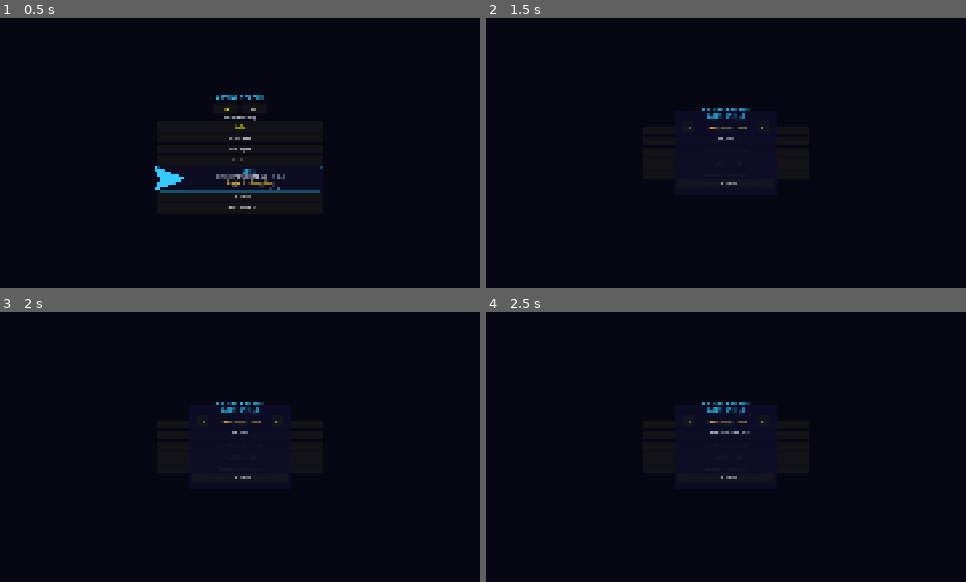
Above: before the commit, frames 1-4 (two rows, left to right).
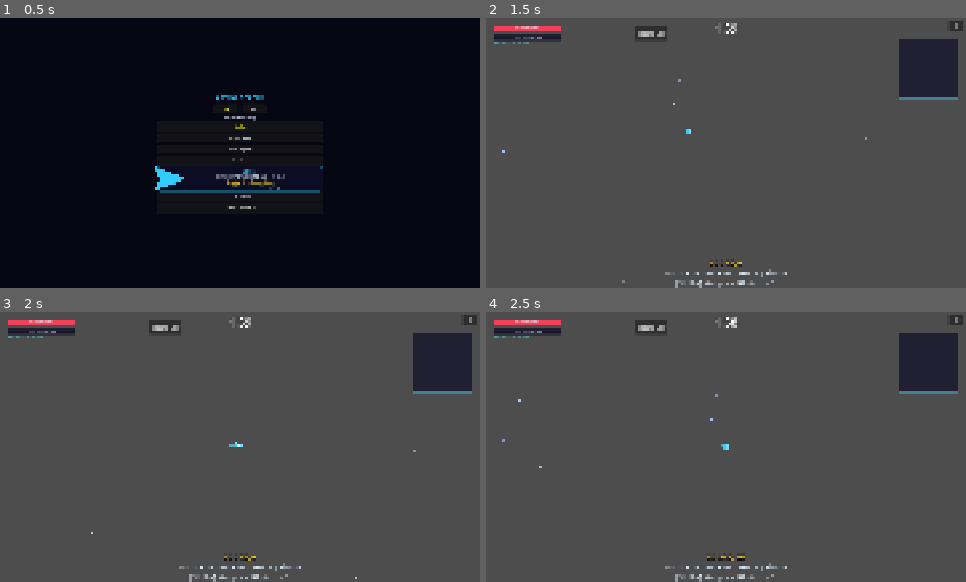
Above: after the commit, the same moments.

Repository: jlromgaz/Astro-Reaper
Game: Godot game, scene res://scenes/ui/main_menu.tscn
Same seed, same stepped clock (60 frames per second), same inputs: the game is played once before the commit and once after it.
Inputs (mouse positions are in pixels of both pictures, inside the frame that each line leads up to):
- Up to frame 1 (0.5 s): no input
- Up to frame 2 (1.5 s): click "GLOBAL RANKING" at 0.5 s; click "CONTINUE" at 1.25 s
- Up to frame 3 (2 s): no input
- Up to frame 4 (2.5 s): click (726, 436) at 2 s, where only the run before the commit has a clickable "CLASSIC — EASY"

Frame 1 is identical in both runs. In frame 2, 100% of the frame differs, in the area x 0-100%, y 0-100%; in frame 3, 100%; in frame 4, 100%.

Commit message:
feat(menu,input): Arcade-only menu flow, add WASD to all UI navigation
Simplify the main menu to a single ship-select page — Classic's three
difficulties added little value as a separate menu step, so selecting
a ship now launches straight into Arcade Endless. Ranking button
always opens the arcade bucket; classic history stays browsable via
the panel's own < > cycling. Underlying Classic mode code is untouched
(disabled from the UI, not removed), so historic scores keep working.

Also add W/A/S/D as additional bindings for ui_up/down/left/right
alongside the existing arrow-key defaults, so both menu navigation and
the level-up upgrade panel's focus-based selection work with either
control scheme.

Diff:
--- a/project.godot
+++ b/project.godot
@@ -47,6 +47,38 @@
 
 [input]
 
+ui_up={
+"deadzone": 0.5,
+"events": [Object(InputEventKey,"resource_local_to_scene":false,"resource_name":"","device":-1,"window_id":0,"alt_pressed":false,"shift_pressed":false,"ctrl_pressed":false,"meta_pressed":false,"pressed":false,"keycode":0,"physical_keycode":4194320,"key_label":0,"unicode":0,"location":0,"echo":false,"script":null)
+, Object(InputEventJoypadButton,"resource_local_to_scene":false,"resource_name":"","device":-1,"button_index":11,"pressure":0.0,"pressed":false,"script":null)
+, Object(InputEventJoypadMotion,"resource_local_to_scene":false,"resource_name":"","device":-1,"axis":1,"axis_value":-1.0,"script":null)
+, Object(InputEventKey,"resource_local_to_scene":false,"resource_name":"","device":-1,"window_id":0,"alt_pressed":false,"shift_pressed":false,"ctrl_pressed":false,"meta_pressed":false,"pressed":false,"keycode":0,"physical_keycode":87,"key_label":0,"unicode":0,"location":0,"echo":false,"script":null)
+]
+}
+ui_down={
+"deadzone": 0.5,
+"events": [Object(InputEventKey,"resource_local_to_scene":false,"resource_name":"","device":-1,"window_id":0,"alt_pressed":false,"shift_pressed":false,"ctrl_pressed":false,"meta_pressed":false,"pressed":false,"keycode":0,"physical_keycode":4194322,"key_label":0,"unicode":0,"location":0,"echo":false,"script":null)
+, Object(InputEventJoypadButton,"resource_local_to_scene":false,"resource_name":"","device":-1,"button_index":12,"pressure":0.0,"pressed":false,"script":null)
+, Object(InputEventJoypadMotion,"resource_local_to_scene":false,"resource_name":"","device":-1,"axis":1,"axis_value":1.0,"script":null)
+, Object(InputEventKey,"resource_local_to_scene":false,"resource_name":"","device":-1,"window_id":0,"alt_pressed":false,"shift_pressed":false,"ctrl_pressed":false,"meta_pressed":false,"pressed":false,"keycode":0,"physical_keycode":83,"key_label":0,"unicode":0,"location":0,"echo":false,"script":null)
+]
+}
+ui_left={
+"deadzone": 0.5,
+"events": [Object(InputEventKey,"resource_local_to_scene":false,"resource_name":"","device":-1,"window_id":0,"alt_pressed":false,"shift_pressed":false,"ctrl_pressed":false,"meta_pressed":false,"pressed":false,"keycode":0,"physical_keycode":4194319,"key_label":0,"unicode":0,"location":0,"echo":false,"script":null)
+, Object(InputEventJoypadButton,"resource_local_to_scene":false,"resource_name":"","device":-1,"button_index":13,"pressure":0.0,"pressed":false,"script":null)
+, Object(InputEventJoypadMotion,"resource_local_to_scene":false,"resource_name":"","device":-1,"axis":0,"axis_value":-1.0,"script":null)
+, Object(InputEventKey,"resource_local_to_scene":false,"resource_name":"","device":-1,"window_id":0,"alt_pressed":false,"shift_pressed":false,"ctrl_pressed":false,"meta_pressed":false,"pressed":false,"keycode":0,"physical_keycode":65,"key_label":0,"unicode":0,"location":0,"echo":false,"script":null)
+]
+}
+ui_right={
+"deadzone": 0.5,
+"events": [Object(InputEventKey,"resource_local_to_scene":false,"resource_name":"","device":-1,"window_id":0,"alt_pressed":false,"shift_pressed":false,"ctrl_pressed":false,"meta_pressed":false,"pressed":false,"keycode":0,"physical_keycode":4194321,"key_label":0,"unicode":0,"location":0,"echo":false,"script":null)
+, Object(InputEventJoypadButton,"resource_local_to_scene":false,"resource_name":"","device":-1,"button_index":14,"pressure":0.0,"pressed":false,"script":null)
+, Object(InputEventJoypadMotion,"resource_local_to_scene":false,"resource_name":"","device":-1,"axis":0,"axis_value":1.0,"script":null)
+, Object(InputEventKey,"resource_local_to_scene":false,"resource_name":"","device":-1,"window_id":0,"alt_pressed":false,"shift_pressed":false,"ctrl_pressed":false,"meta_pressed":false,"pressed":false,"keycode":0,"physical_keycode":68,"key_label":0,"unicode":0,"location":0,"echo":false,"script":null)
+]
+}
 move_up={
 "deadzone": 0.5,
 "events": []
--- a/scripts/ui/main_menu.gd
+++ b/scripts/ui/main_menu.gd
@@ -1,13 +1,6 @@
 extends CanvasLayer
-## Main Menu: two-screen flow. Page 0 selects the ship (up/down + Enter),
-## page 1 picks the game mode from a flat list (up/down + Enter, ESC back).
-
-const MODE_OPTIONS := [
-	{"label": "CLASSIC — EASY", "mode": GameManager.GameMode.CLASSIC, "difficulty": GameManager.Difficulty.EASY},
-	{"label": "CLASSIC — MEDIUM", "mode": GameManager.GameMode.CLASSIC, "difficulty": GameManager.Difficulty.MEDIUM},
-	{"label": "CLASSIC — HARD", "mode": GameManager.GameMode.CLASSIC, "difficulty": GameManager.Difficulty.HARD},
-	{"label": "ARCADE — ENDLESS", "mode": GameManager.GameMode.ARCADE, "difficulty": GameManager.Difficulty.MEDIUM},
-]
+## Main Menu: single ship-select page (up/down + Enter). Only Arcade —
+## Endless is offered; selecting a ship launches straight into it.
 
 @onready var title_label: Label = $VBox/TitleLabel
 @onready var best_score_label: Label = $VBox/BestScoreLabel
@@ -25,92 +18,28 @@
 @onready var start_button: Button = $VBox/StartButton
 @onready var ranking_button: Button = $VBox/RankingBtn
 @onready var ranking_panel: PanelContainer = $RankingPanel
-@onready var _vbox: VBoxContainer = $VBox
 
 var _ships: Array[ShipResource] = []
-var _back_button: Button
 var _selected_index: int = 0
-var _page: int = 0
-var _mode_index: int = 1  # CLASSIC — MEDIUM by default
 
 
 func _ready() -> void:
 	process_mode = Node.PROCESS_MODE_ALWAYS
 	_load_ships()
 	_build_ship_buttons()
-	_build_mode_buttons()
 	start_button.text = "CONTINUE"
 	start_button.focus_mode = Control.FOCUS_NONE
-	start_button.pressed.connect(func() -> void: _goto_page(1))
+	start_button.pressed.connect(_launch_game)
 	ranking_button.focus_mode = Control.FOCUS_NONE
 	ranking_button.pressed.connect(_open_ranking)
 	ranking_panel.closed.connect(func() -> void: ranking_panel.hide())
 	_setup_language_row()
-	_build_back_button()
+	mode_list.visible = false
+	mode_hint.visible = false
 	ship_info_panel.visible = false
 	_set_best_score(ScoreManager.get_high_score())
 	if _ships.size() > 0:
 		_select_ship(0)
-	_goto_page(0)
-
-
-func _goto_page(page: int) -> void:
-	_page = page
-	var on_ships := page == 0
-	ship_list.visible = on_ships
-	ship_info_panel.visible = on_ships and _ships.size() > 0
-	subtitle_label.visible = on_ships
-	start_button.visible = on_ships
-	ranking_button.visible = on_ships
-	mode_list.visible = not on_ships
-	mode_hint.visible = not on_ships
-	if _back_button:
-		_back_button.visible = not on_ships
-	if not on_ships:
-		_select_mode_option(_mode_index)
-
-
-func _build_back_button() -> void:
-	_back_button = Button.new()
-	_back_button.text = "< SHIPS"
-	_back_button.custom_minimum_size = Vector2(140, 24)
-	_back_button.add_theme_font_size_override("font_size", 11)
-	_back_button.focus_mode = Control.FOCUS_NONE
-	_back_button.visible = false
-	_back_button.pressed.connect(func() -> void: _goto_page(0))
-	_vbox.add_child(_back_button)
-	_vbox.move_child(_back_button, mode_list.get_index())
-
-
-func _build_mode_buttons() -> void:
-	for child in mode_list.get_children():
-		child.queue_free()
-	for i in range(MODE_OPTIONS.size()):
-		var btn := Button.new()
-		btn.text = MODE_OPTIONS[i].label
-		btn.custom_minimum_size = Vector2(300, 26)
-		btn.add_theme_font_size_override("font_size", 11)
-		btn.focus_mode = Control.FOCUS_NONE
-		btn.pressed.connect(_on_mode_clicked.bind(i))
-		mode_list.add_child(btn)
-
-
-func _on_mode_clicked(index: int) -> void:
-	_select_mode_option(index)
-	_launch_game()
-
-
-func _select_mode_option(index: int) -> void:
-	_mode_index = index
-	for i in range(mode_list.get_child_count()):
-		var btn := mode_list.get_child(i) as Button
-		if btn:
-			btn.add_theme_color_override("font_color", Color.YELLOW if i == index else Color.WHITE)
-
-
-func _apply_mode_option(index: int) -> void:
-	GameManager.game_mode = MODE_OPTIONS[index].mode
-	GameManager.difficulty = MODE_OPTIONS[index].difficulty
 
 
 func _setup_language_row() -> void:
@@ -189,12 +118,7 @@
 
 
 func _open_ranking() -> void:
-	# Open on the bucket of the currently highlighted mode option.
-	var opt: Dictionary = MODE_OPTIONS[_mode_index]
-	var mode: String = "arcade"
-	if opt.mode == GameManager.GameMode.CLASSIC:
-		mode = "classic-%s" % ["easy", "medium", "hard"][opt.difficulty]
-	ranking_panel.open(mode)
+	ranking_panel.open("arcade")
 
 
 func _unhandled_input(event: InputEvent) -> void:
@@ -204,31 +128,26 @@
 		return
 	if _ships.is_empty():
 		return
-	if _page == 0:
-		if event.is_action_pressed("ui_down"):
-			_select_ship((_selected_index + 1) % _ships.size())
-		elif event.is_action_pressed("ui_up"):
-			_select_ship((_selected_index - 1 + _ships.size()) % _ships.size())
-		elif event.is_action_pressed("ui_accept"):
-			_goto_page(1)
-	else:
-		if event.is_action_pressed("ui_down"):
-			_select_mode_option((_mode_index + 1) % MODE_OPTIONS.size())
-		elif event.is_action_pressed("ui_up"):
-			_select_mode_option((_mode_index - 1 + MODE_OPTIONS.size()) % MODE_OPTIONS.size())
-		elif event.is_action_pressed("ui_cancel"):
-			_goto_page(0)
-		elif event.is_action_pressed("ui_accept"):
-			_launch_game()
+	if event.is_action_pressed("ui_down"):
+		_select_ship((_selected_index + 1) % _ships.size())
+	elif event.is_action_pressed("ui_up"):
+		_select_ship((_selected_index - 1 + _ships.size()) % _ships.size())
+	elif event.is_action_pressed("ui_accept"):
+		_launch_game()
+
+
+## Pure state setup, kept separate from _launch_game() so tests can verify
+## it without triggering the actual scene change.
+func _prepare_arcade_launch() -> void:
+	GameManager.game_mode = GameManager.GameMode.ARCADE
+	GameManager.difficulty = GameManager.Difficulty.MEDIUM
 
 
 func _launch_game() -> void:
 	if _ships.is_empty():
 		return
-	_apply_mode_option(_mode_index)
+	_prepare_arcade_launch()
 	var ship := _ships[_selected_index]
 	GameManager.select_ship(ship)
-	DebugLog.log_info("MENU", "Starting %s (%s) with ship: %s" % [
-		GameManager.mode_name(), GameManager.difficulty_name(), ship.ship_name
-	])
+	DebugLog.log_info("MENU", "Starting %s with ship: %s" % [GameManager.mode_name(), ship.ship_name])
 	get_tree().change_scene_to_file("res://scenes/main/main.tscn")
--- a/tests/unit/test_game_modes.gd
+++ b/tests/unit/test_game_modes.gd
@@ -59,51 +59,31 @@
 	assert_true(spawner._boss_spawned, "Classic mode must keep the boss trigger")
 
 
-## --- Two-screen menu flow ---
+## --- Single-page menu: Arcade Endless only ---
 
 func test_menu_starts_on_ship_page() -> void:
 	var menu: CanvasLayer = add_child_autofree(MENU_SCENE.instantiate())
 	await get_tree().process_frame
-	assert_eq(menu._page, 0)
 	assert_true(menu.ship_list.visible)
-	assert_false(menu.mode_list.visible)
+	assert_false(menu.mode_list.visible, "Mode selection page was removed — only Arcade Endless remains")
 
 
-func test_enter_on_ship_page_opens_mode_page() -> void:
+func test_prepare_arcade_launch_always_sets_arcade() -> void:
 	var menu: CanvasLayer = add_child_autofree(MENU_SCENE.instantiate())
 	await get_tree().process_frame
-	menu._unhandled_input(_action("ui_accept"))
-	assert_eq(menu._page, 1, "Enter on ship page must advance to mode selection")
-	assert_true(menu.mode_list.visible)
-	assert_false(menu.ship_list.visible)
+	GameManager.game_mode = GameManager.GameMode.CLASSIC
+	GameManager.difficulty = GameManager.Difficulty.HARD
+	menu._prepare_arcade_launch()
+	assert_eq(GameManager.game_mode, GameManager.GameMode.ARCADE)
+	assert_eq(GameManager.difficulty, GameManager.Difficulty.MEDIUM)
 
 
-func test_escape_on_mode_page_returns_to_ships() -> void:
+func test_ranking_button_always_opens_arcade_bucket() -> void:
 	var menu: CanvasLayer = add_child_autofree(MENU_SCENE.instantiate())
 	await get_tree().process_frame
-	menu._goto_page(1)
-	menu._unhandled_input(_action("ui_cancel"))
-	assert_eq(menu._page, 0, "Escape must return to ship selection")
-
-
-func test_arrows_move_mode_selection() -> void:
-	var menu: CanvasLayer = add_child_autofree(MENU_SCENE.instantiate())
-	await get_tree().process_frame
-	menu._goto_page(1)
-	var before: int = menu._mode_index
-	menu._unhandled_input(_action("ui_down"))
-	assert_eq(menu._mode_index, (before + 1) % menu.MODE_OPTIONS.size())
-
-
-func test_mode_options_cover_all_difficulties_and_arcade() -> void:
-	var menu: CanvasLayer = add_child_autofree(MENU_SCENE.instantiate())
-	await get_tree().process_frame
-	assert_eq(menu.MODE_OPTIONS.size(), 4, "3 classic difficulties + arcade")
-	menu._apply_mode_option(2)  # CLASSIC — HARD
-	assert_eq(GameManager.game_mode, GameManager.GameMode.CLASSIC)
-	assert_eq(GameManager.difficulty, GameManager.Difficulty.HARD)
-	menu._apply_mode_option(3)  # ARCADE
-	assert_eq(GameManager.game_mode, GameManager.GameMode.ARCADE)
+	menu._open_ranking()
+	assert_true(menu.ranking_panel.visible)
+	assert_eq(menu.ranking_panel.MODES[menu.ranking_panel._mode_index], "arcade")
 
 
 ## --- HUD mode label ---
